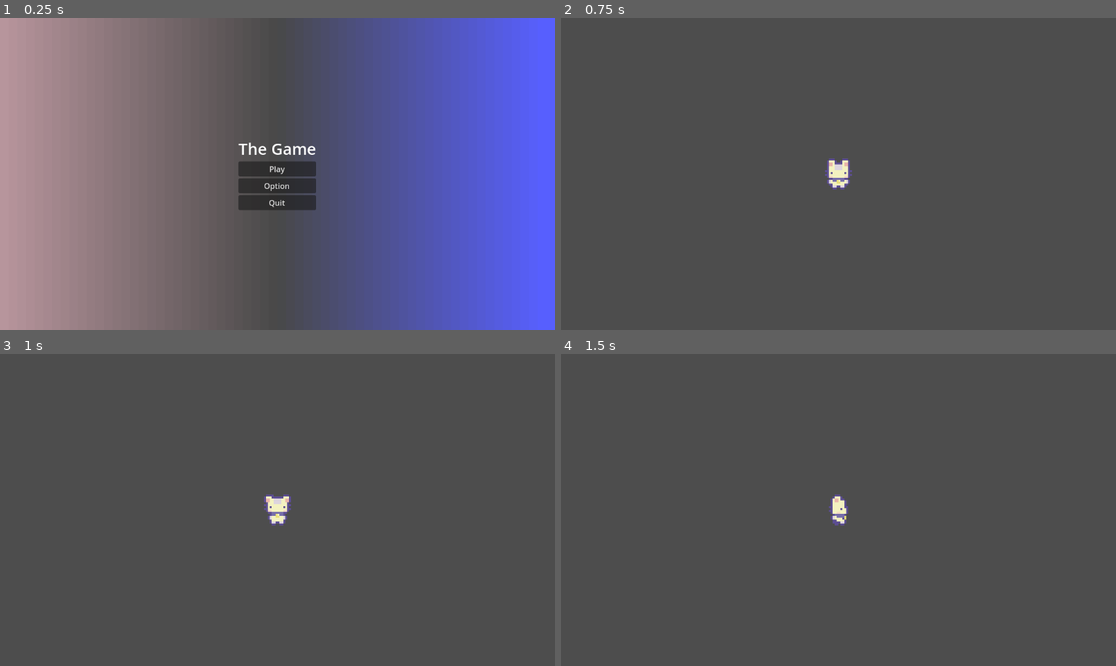
Above: before the commit, frames 1-4 (two rows, left to right).
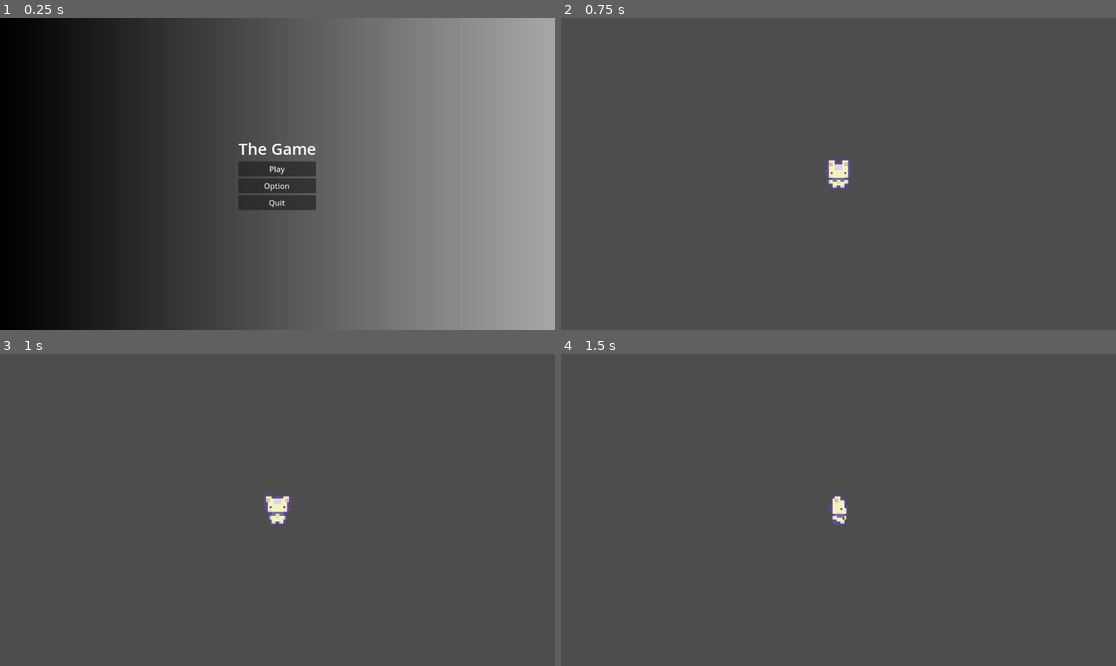
Above: after the commit, the same moments.

Repository: Sun-Cy/Projet3
Game: Godot game, scene res://scenes/main_menu.tscn
Same seed, same stepped clock (60 frames per second), same inputs: the game is played once before the commit and once after it.
Inputs (mouse positions are in pixels of both pictures, inside the frame that each line leads up to):
- Up to frame 1 (0.25 s): no input
- Up to frame 2 (0.75 s): click "Play" at 0.5 s
- Up to frame 3 (1 s): no input
- Up to frame 4 (1.5 s): tap Enter at 1.25 s; move the mouse to (960, 494) at 1.27 s; hold D (right) from 1.28 s (still down); click (960, 494) at 1.42 s

The runs differ from the first frame. In frame 1, 81% of the frame differs, in the area x 0-100%, y 0-100%; in frame 2, nothing differs; in frame 3, nothing differs; in frame 4, nothing differs.

Commit message:
Ajout de journal.md pour document notre progress

Diff:
--- a/scenes/main_menu.tscn
+++ b/scenes/main_menu.tscn
@@ -3,12 +3,11 @@
 [ext_resource type="Script" uid="uid://dsggpmha6ly60" path="res://main_menu.gd" id="1_ekxnf"]
 [ext_resource type="Texture2D" uid="uid://baxi3ov4xvmsm" path="res://asset/drop.png" id="2_bqqt6"]
 
-[sub_resource type="Gradient" id="Gradient_7vrkn"]
-offsets = PackedFloat32Array(0, 0.5, 0.9866667)
-colors = PackedColorArray(0.7209077, 0.5848594, 0.6138071, 1, 0.28485015, 0.28485033, 0.28485027, 1, 0.34393683, 0.37618786, 0.9999811, 1)
+[sub_resource type="Gradient" id="Gradient_ekxnf"]
+colors = PackedColorArray(0, 0, 0, 1, 0.6542321, 0.6542321, 0.654232, 1)
 
 [sub_resource type="GradientTexture2D" id="GradientTexture2D_fu7sn"]
-gradient = SubResource("Gradient_7vrkn")
+gradient = SubResource("Gradient_ekxnf")
 
 [sub_resource type="LabelSettings" id="LabelSettings_06t4h"]
 font_size = 33
Not shown, added: journal.md
